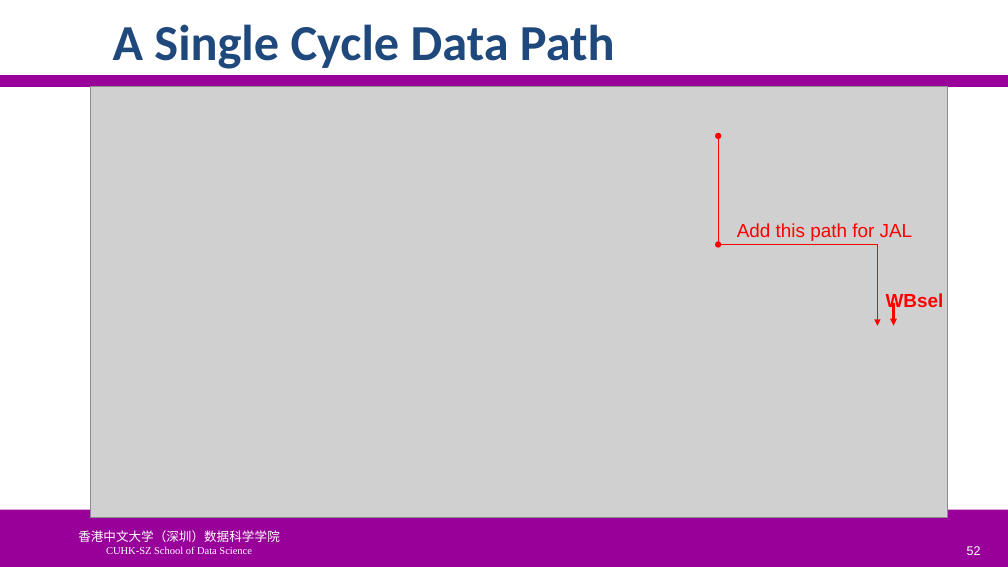
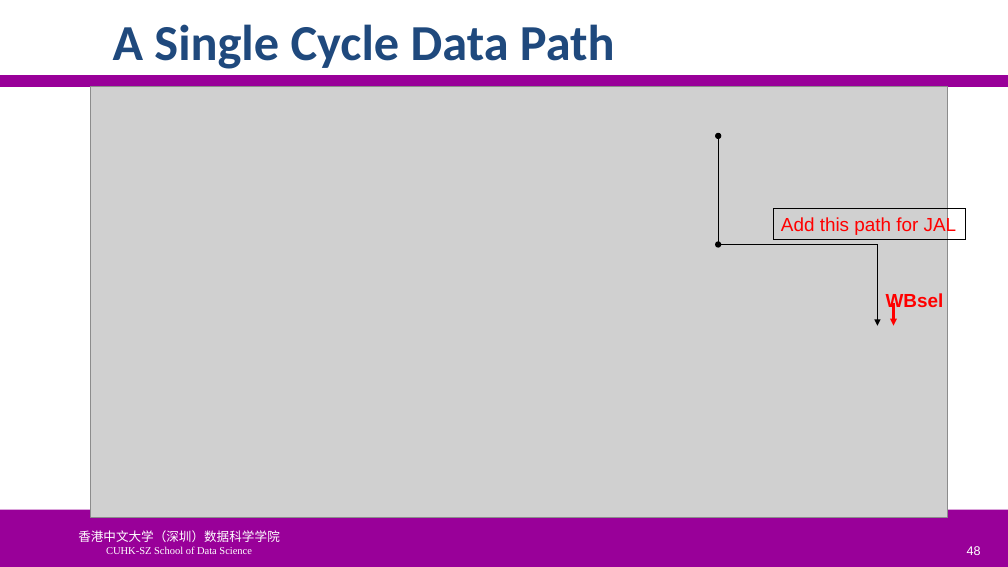
Before and after one commit to SUNCHAOYI923/CMU_CSAPP, a slide deck: slide 48 of slide/CA3060-4-ProcessorArchitecture.pptx (slide 52 before the commit). Drawn at 1008x567 pixels with LibreOffice and Linux fonts; fonts in the diff are those of the drawing; grey boxes stand for pictures; background and template pictures are left out. Boxes give left, top, right and bottom in pixels: in the first picture for what was removed or moved away, otherwise in the second. Text is boxed around its words. In the diff, an @@ line names an element or a change of style, - is before the commit and + after.

```diff
--- a/slide/CA3060-4-ProcessorArchitecture.pptx
+++ b/slide/CA3060-4-ProcessorArchitecture.pptx
@@ double arrow (718, 136) - (718, 244): stroke #FF0000 1.25 pt to #000000 1.25 pt @@
@@ rectangle "Add this path for JAL": place and size @@
-rectangle "Add this path for JAL" at [737, 223, 913, 241]
+rectangle "Add this path for JAL" at [774, 209, 966, 239]
@@ rectangle "Add this path for JAL" at [774, 209, 966, 239]: outline none to #000000 0.75 pt @@
@@ line (718, 244) - (879, 244): stroke #FF0000 1.25 pt to #000000 1.25 pt @@
@@ arrow (878, 244) - (878, 326): stroke #FF0000 1.25 pt to #000000 1.25 pt @@
@@ page number at [967, 546, 981, 555]: text changed @@
-52
+48
```
Also in this commit, not shown: 6 other slides changed, 5 slides added, 11 slides removed, 8 other files.
